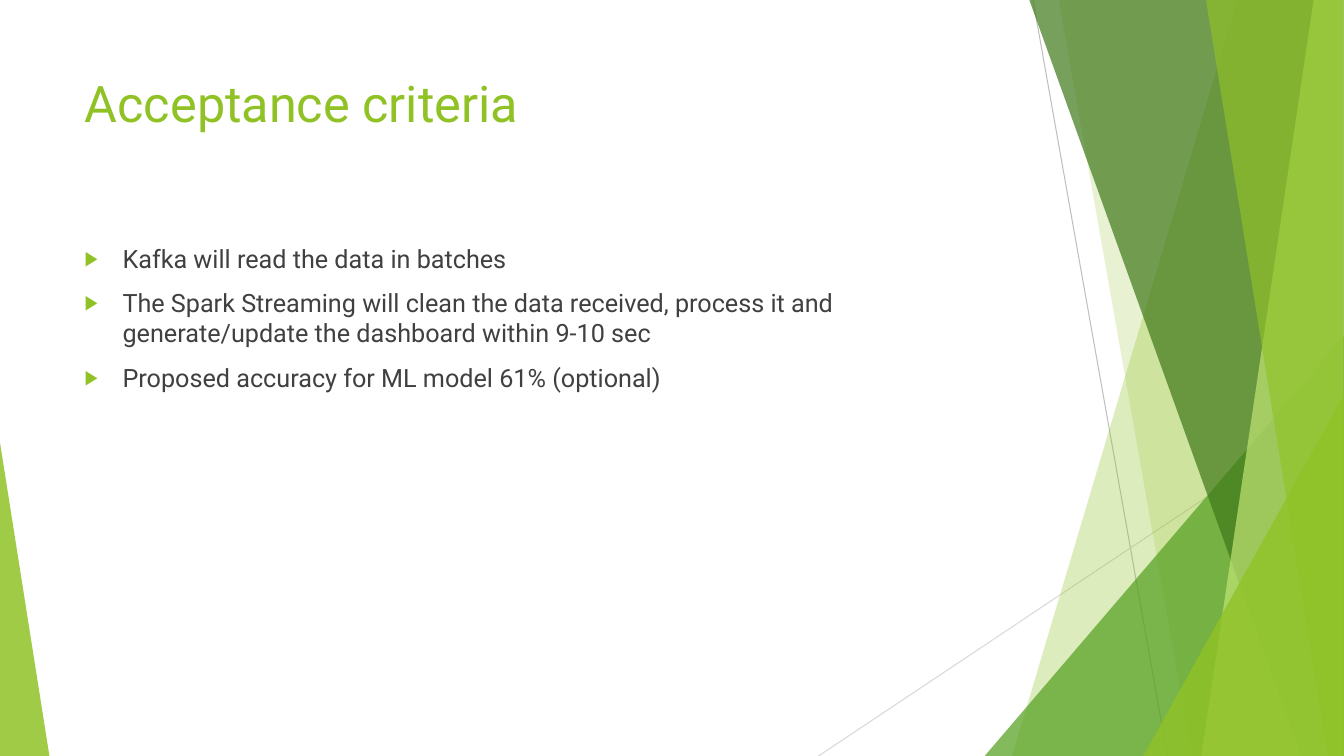
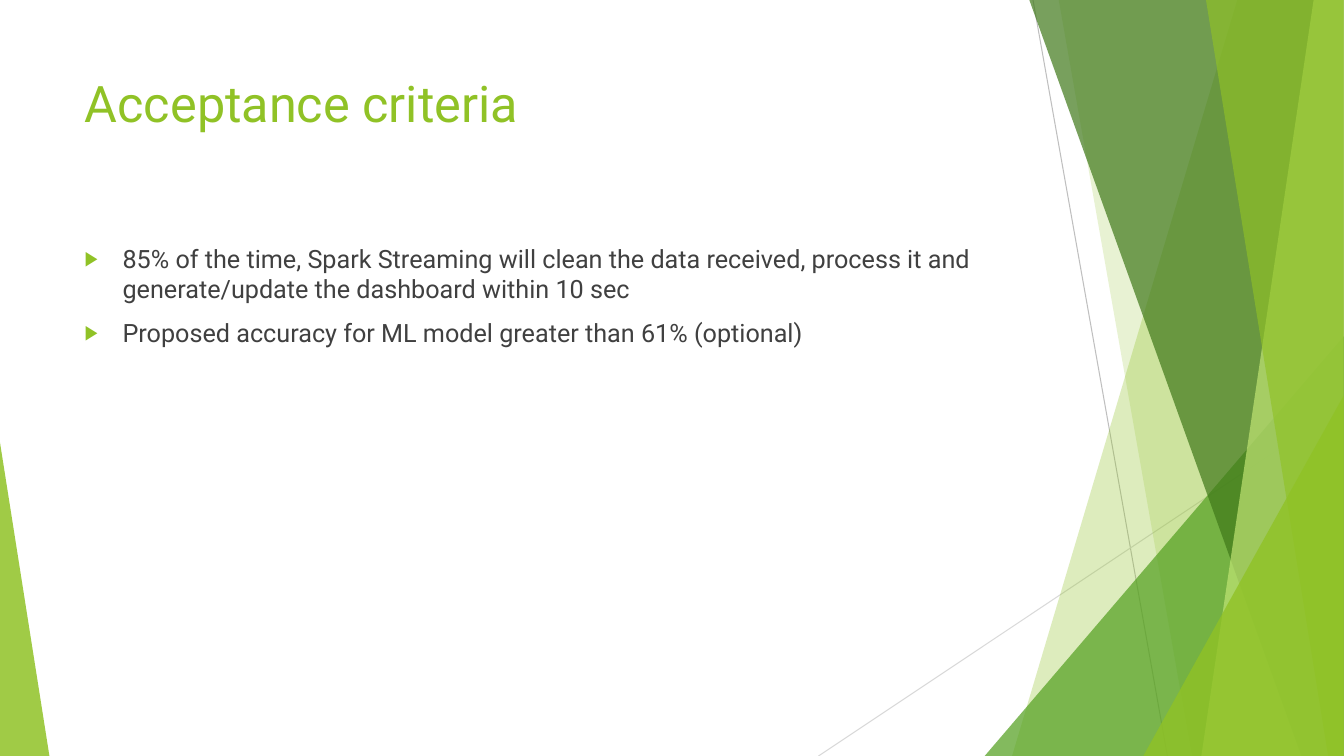
Before and after one commit to yingy4/CSYE7200_Scala_Project_Team4, a slide deck: slide 9 of PlanningPresentation.pptx. Drawn at 1344x756 pixels with LibreOffice and Linux fonts; fonts in the diff are those of the drawing. Boxes give left, top, right and bottom in pixels: in the first picture for what was removed or moved away, otherwise in the second. Text is boxed around its words. In the diff, an @@ line names an element or a change of style, - is before the commit and + after.

```diff
--- a/PlanningPresentation.pptx
+++ b/PlanningPresentation.pptx
@@ text at (x1=123, y1=249, x2=970, y2=348): text changed @@
-▶ Kafka will read the data in batches
-▶ The Spark Streaming will clean the data received, process it and generate/update the dashboard within 9-10 sec
-▶ Proposed accuracy for ML model 61% (optional)
+▶ 85% of the time, Spark Streaming will clean the data received, process it and generate/update the dashboard within 10 sec
+▶ Proposed accuracy for ML model greater than 61% (optional)
```
Also in this commit, not shown: 3 other slides changed.
